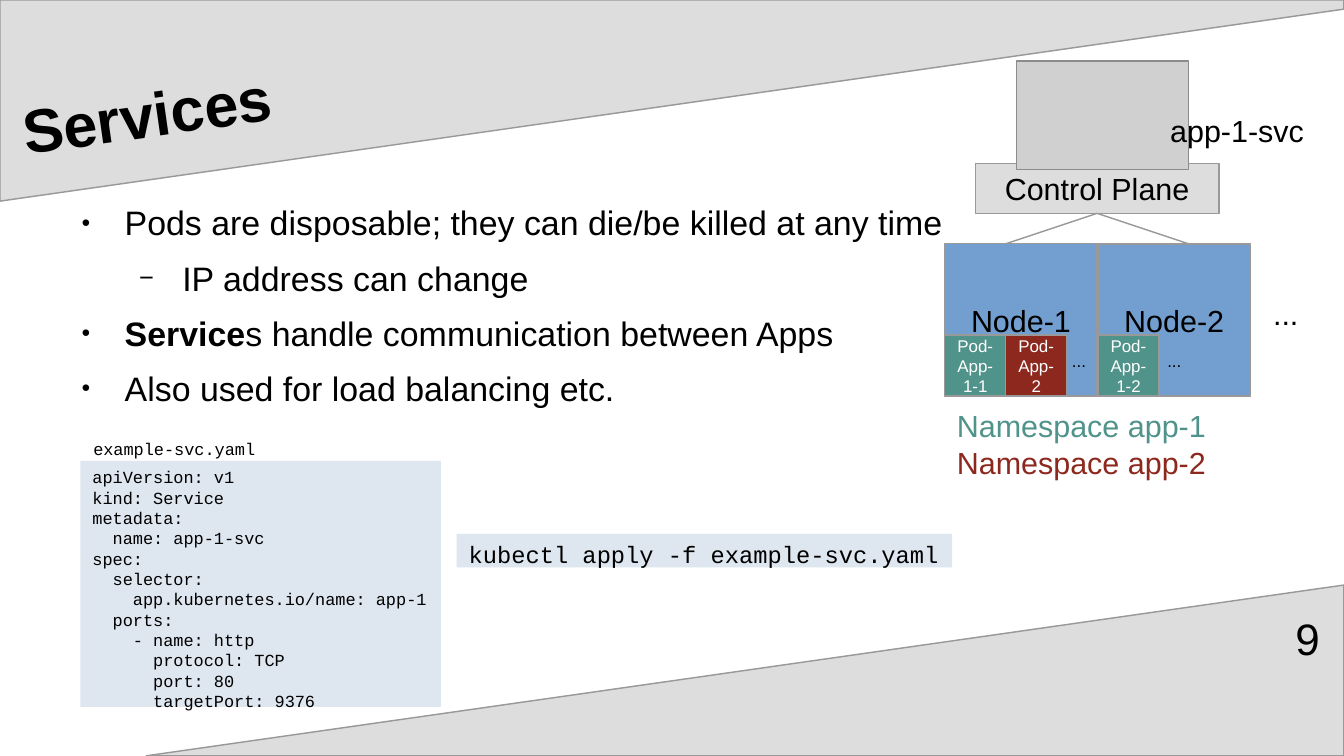
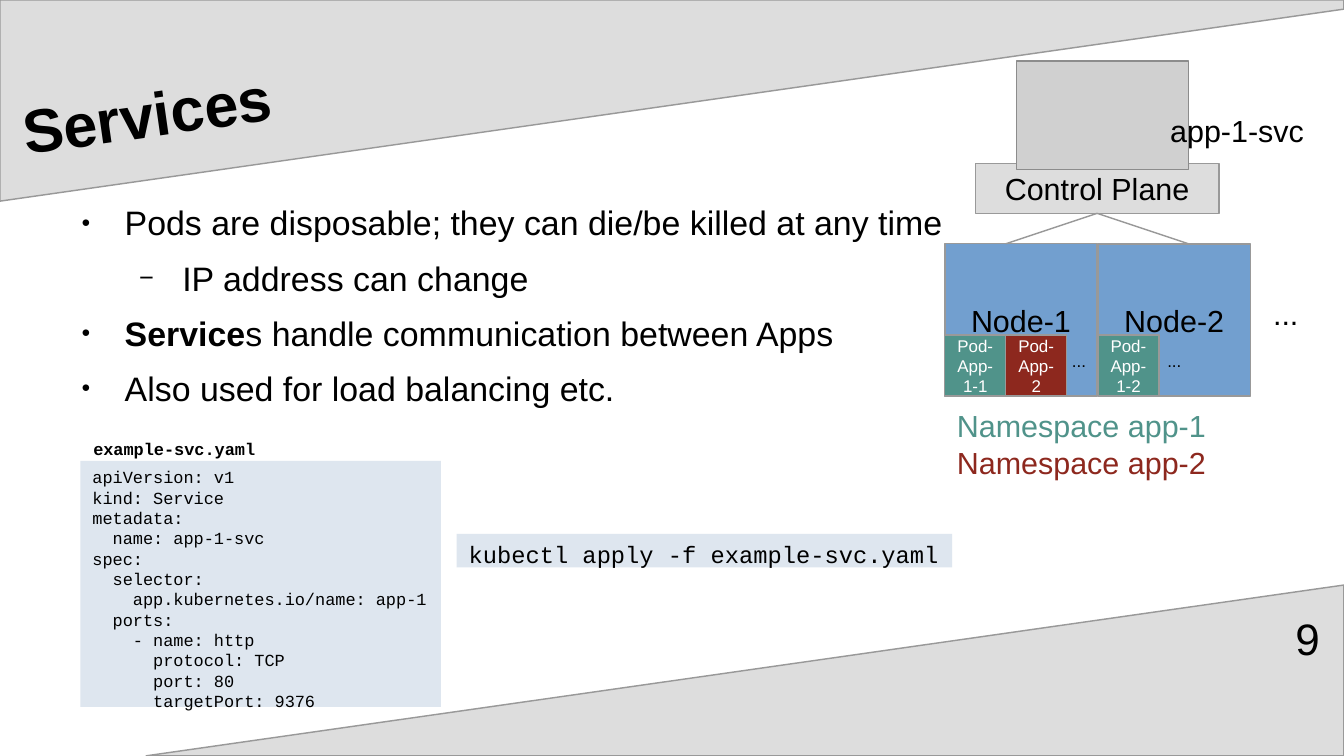
Before and after one commit to upart/cabinops, a slide deck: slide 9 of documentation/Introduction.odp. Drawn at 1344x756 pixels with LibreOffice and Linux fonts; fonts in the diff are those of the drawing; grey boxes stand for pictures. Boxes give left, top, right and bottom in pixels: in the first picture for what was removed or moved away, otherwise in the second. Text is boxed around its words. In the diff, an @@ line names an element or a change of style, - is before the commit and + after.

```diff
--- a/documentation/Introduction.odp
+++ b/documentation/Introduction.odp
@@ text "example-svc.yaml" at bbox=[93, 443, 255, 459]: bold on @@
```
Also in this commit, not shown: 6 other slides changed.
